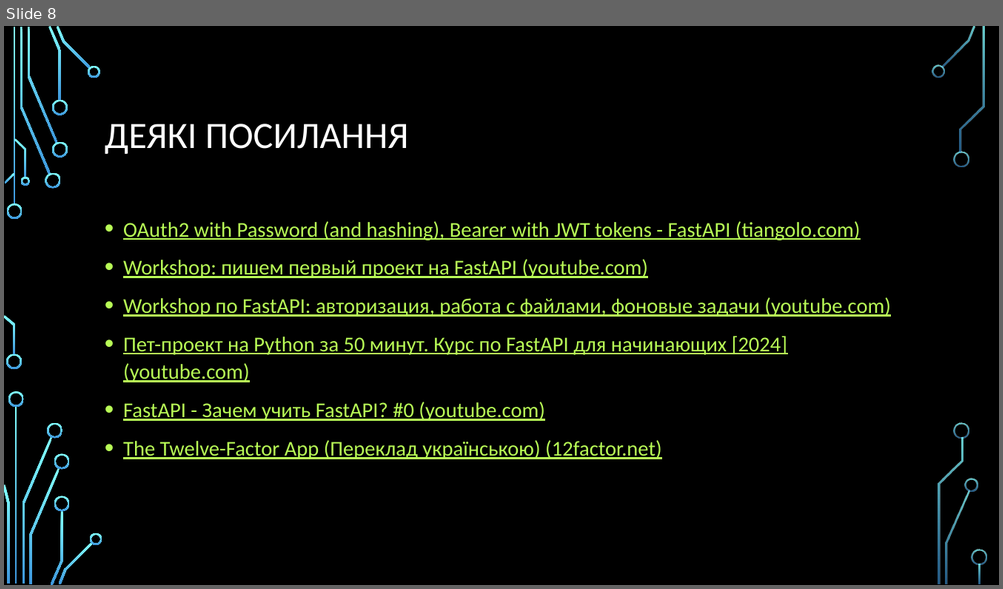
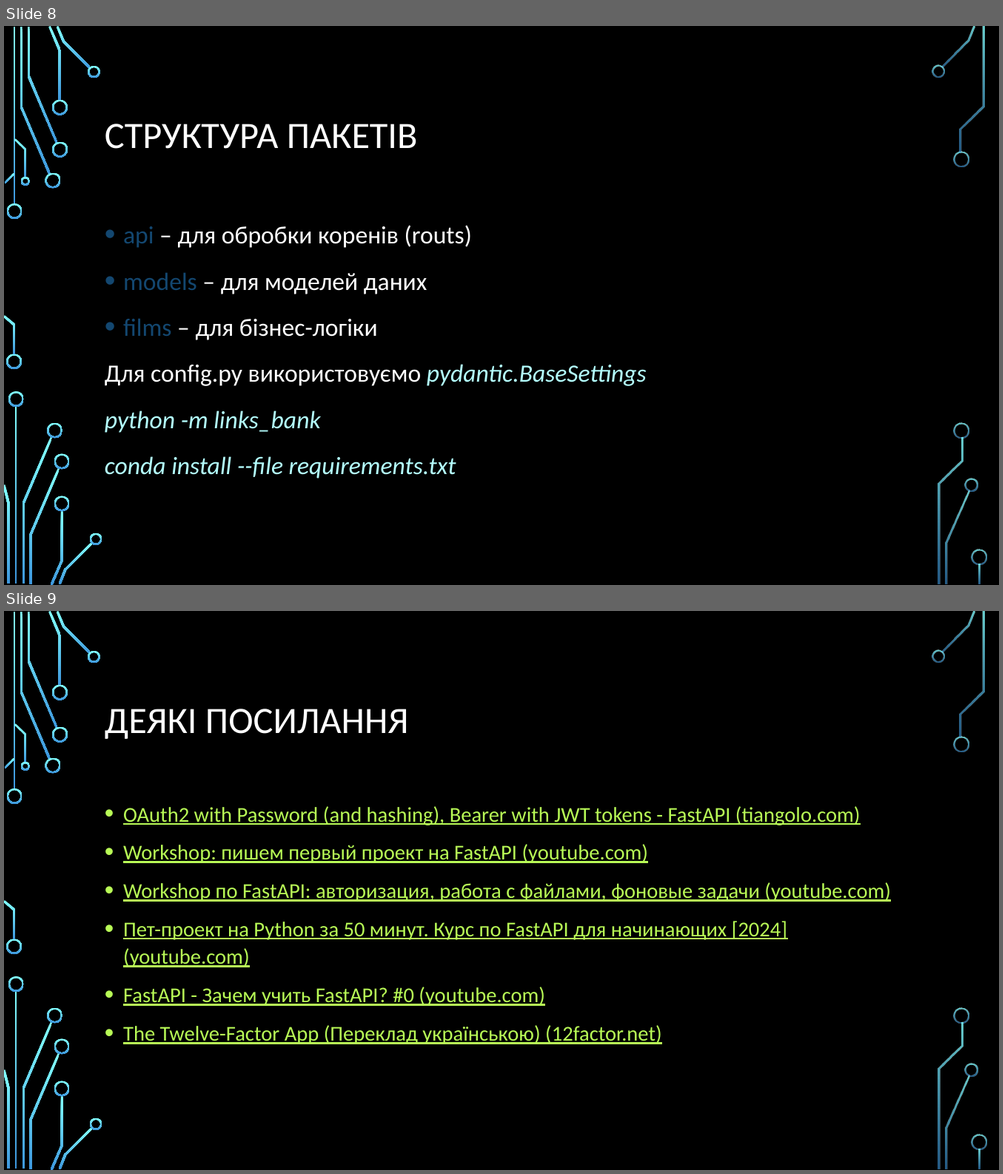
Before and after one commit to VasylKolomiiets/Lesson_11_fastAPI, a slide deck: FastAPI.pptx. Shown one above the other, each under a label of ours: slide 8 before the commit, slides 8 and 9 after it. The pictures are 1003x589 and 1003x1174 pixels, drawn with LibreOffice and Linux fonts; fonts in the diff are those of the drawing; background and template pictures are left out. Boxes give left, top, right and bottom in pixels: in the first picture for what was removed or moved away, otherwise in the second. Text is boxed around its words. In the diff, an @@ line names an element or a change of style, - is before the commit and + after.

```diff
--- a/FastAPI.pptx
+++ b/FastAPI.pptx
@@ slide 8 added at box(4, 26, 999, 585), background picture (left out); not listed: 36 template elements that a slide beside it also shows @@
@@ title added at box(105, 124, 418, 149), 36 pt, text #FFFFFF @@
+СТРУКТУРА ПАКЕТІВ
@@ text added at box(105, 225, 646, 479), 24 pt, text #FFFFFF @@
+• api – для обробки коренів (routs)
+• models – для моделей даних
+• films – для бізнес-логіки
+Для config.py використовуємо pydantic.BaseSettings
+python -m links_bank
+conda install --file requirements.txt
@@ what was slide 8 is now slide 9 @@
```
Also in this commit, not shown: 1 slide changed, 7 other files.
